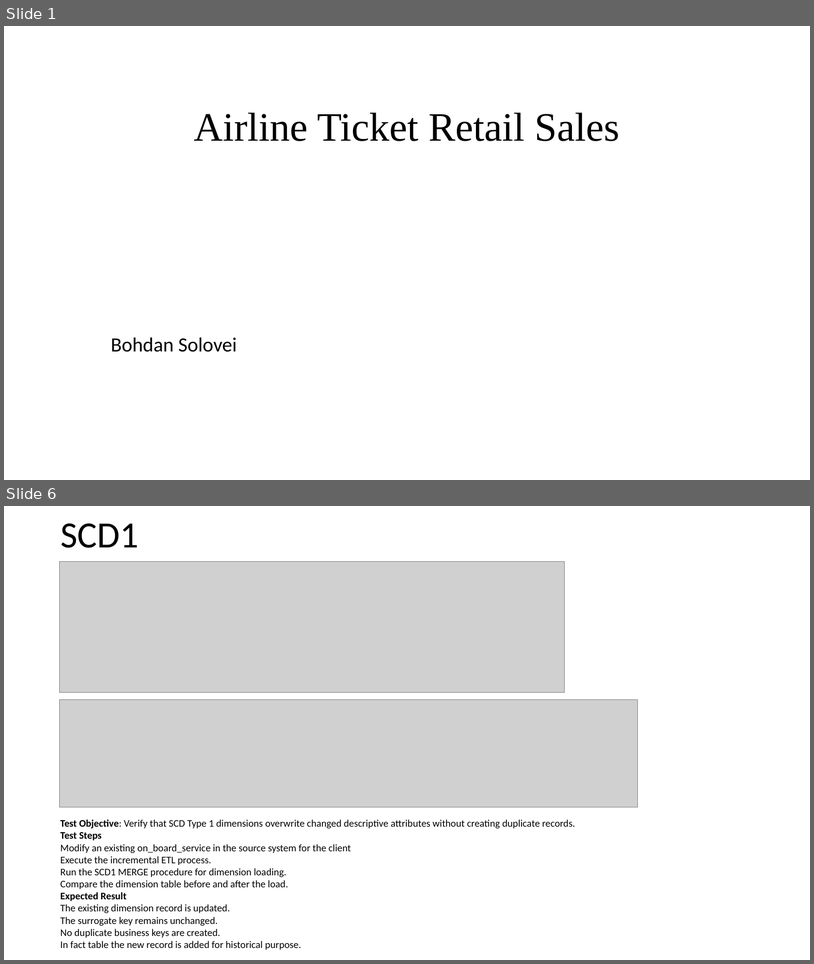
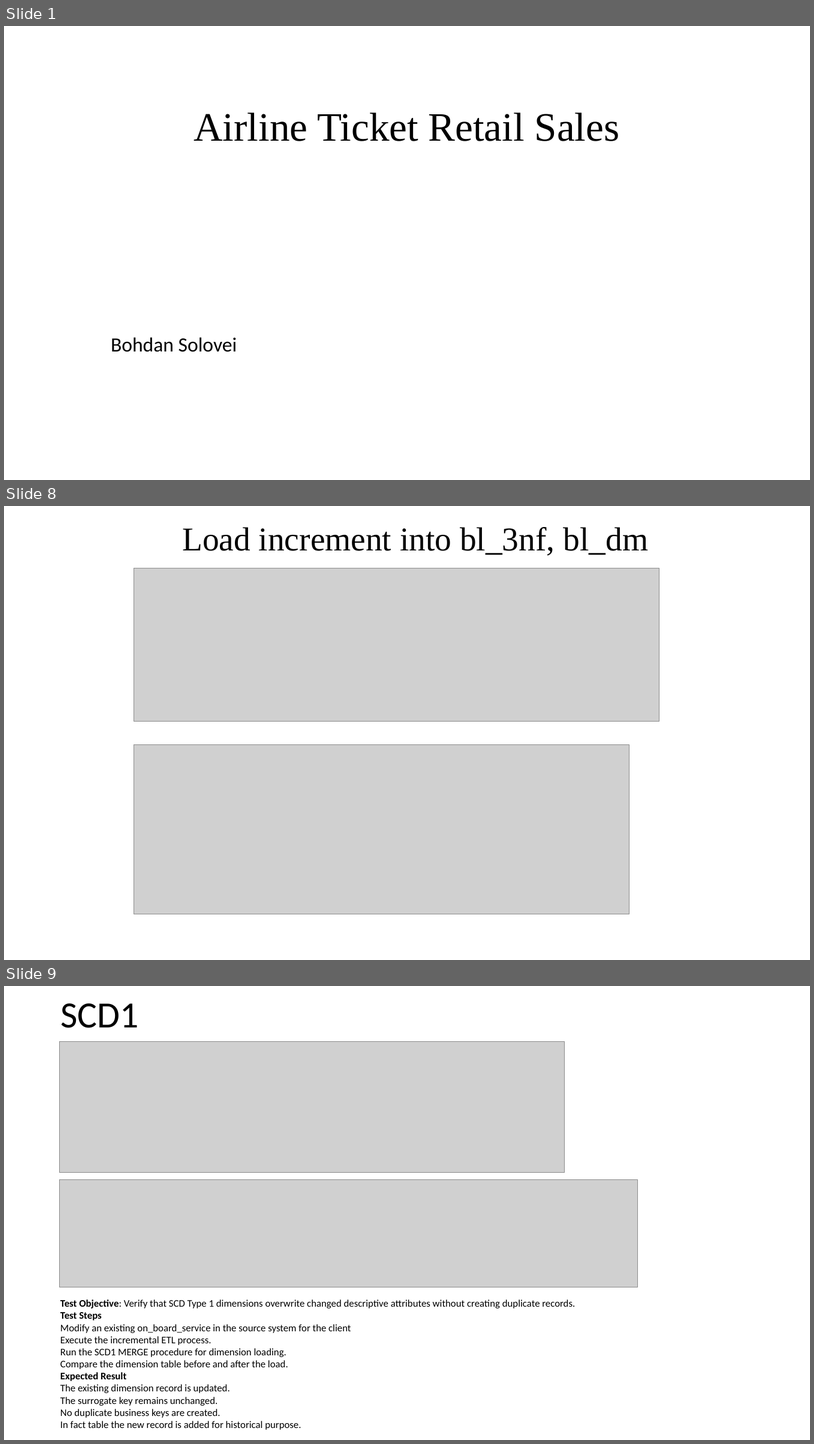
Before and after one commit to bsolovei25/Bohdan_Solovei_SP26, a slide deck: FinalTask/DWHPresentation.pptx. Shown one above the other, each under a label of ours: slides 1 and 6 before the commit, slides 1, 8 and 9 after it; the slides between them are not shown. The pictures are 814x964 and 814x1444 pixels, drawn with LibreOffice and Linux fonts; fonts in the diff are those of the drawing; grey boxes stand for pictures. Boxes give left, top, right and bottom in pixels: in the first picture for what was removed or moved away, otherwise in the second. Text is boxed around its words. In the diff, an @@ line names an element or a change of style, - is before the commit and + after.

```diff
--- a/FinalTask/DWHPresentation.pptx
+++ b/FinalTask/DWHPresentation.pptx
@@ slide 8 added at box(4, 506, 810, 960), background #FFFFFF @@
@@ title added at box(182, 527, 649, 556), 39.6 pt, text #000000 @@
+Load increment into bl_3nf, bl_dm
@@ picture added at box(134, 568, 659, 721) @@
@@ picture added at box(134, 744, 629, 914) @@
@@ what was slide 6 is now slide 9 @@
```
Also in this commit, not shown: 3 slides changed, 4 other slides added, 1 slide removed.
